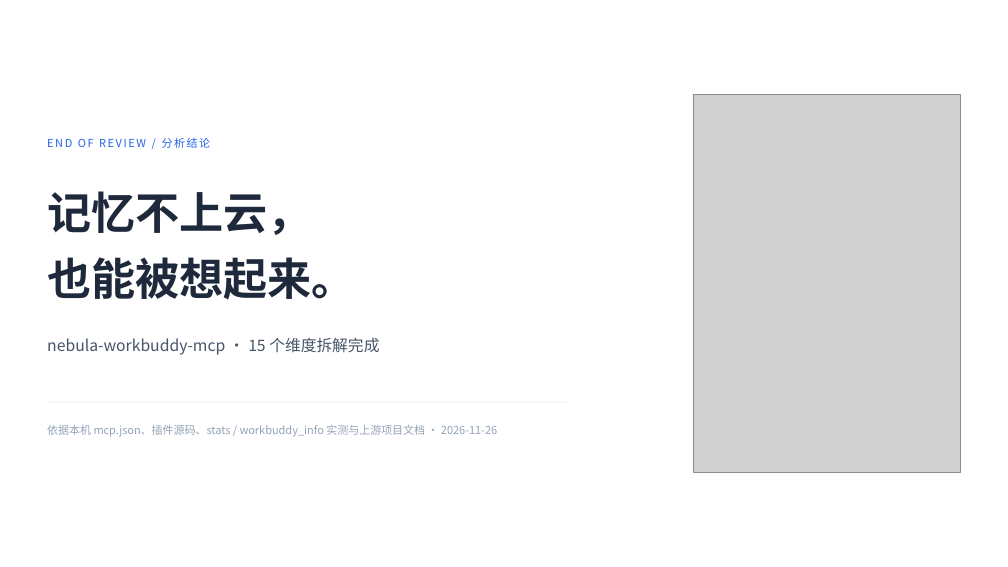
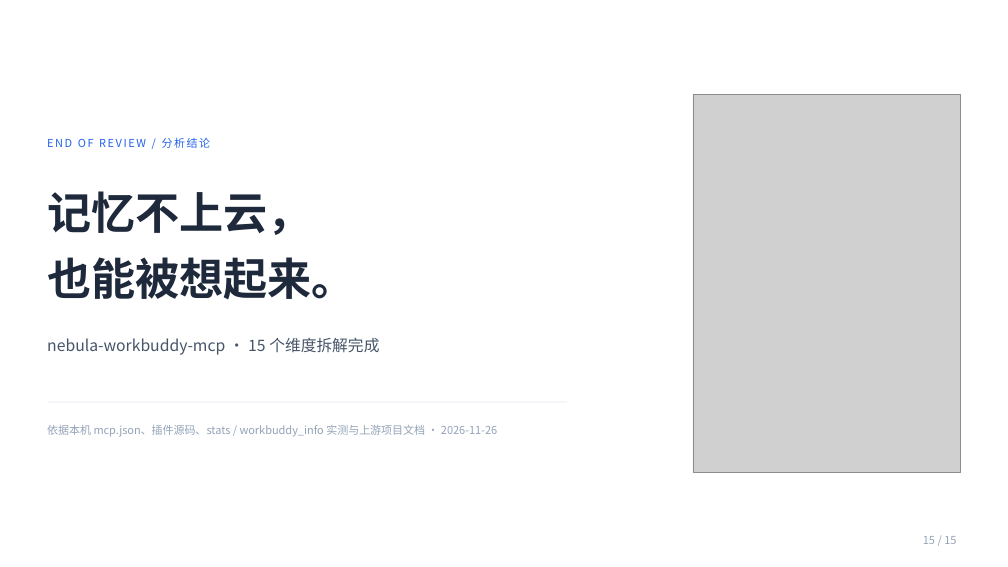
Before and after one commit to yb-zhai/nebula-workbuddy, a slide deck: slide 15 of docs/workbuddy-connector-review.pptx. Drawn at 1008x567 pixels with LibreOffice and Linux fonts; fonts in the diff are those of the drawing; grey boxes stand for pictures. Boxes give left, top, right and bottom in pixels: in the first picture for what was removed or moved away, otherwise in the second. Text is boxed around its words. In the diff, an @@ line names an element or a change of style, - is before the commit and + after.

```diff
--- a/docs/workbuddy-connector-review.pptx
+++ b/docs/workbuddy-connector-review.pptx
@@ text added at (923, 536, 956, 544), 10.5 pt, text #94A3B8 @@
+15 / 15
```
Also in this commit, not shown: 1 other slide changed.
